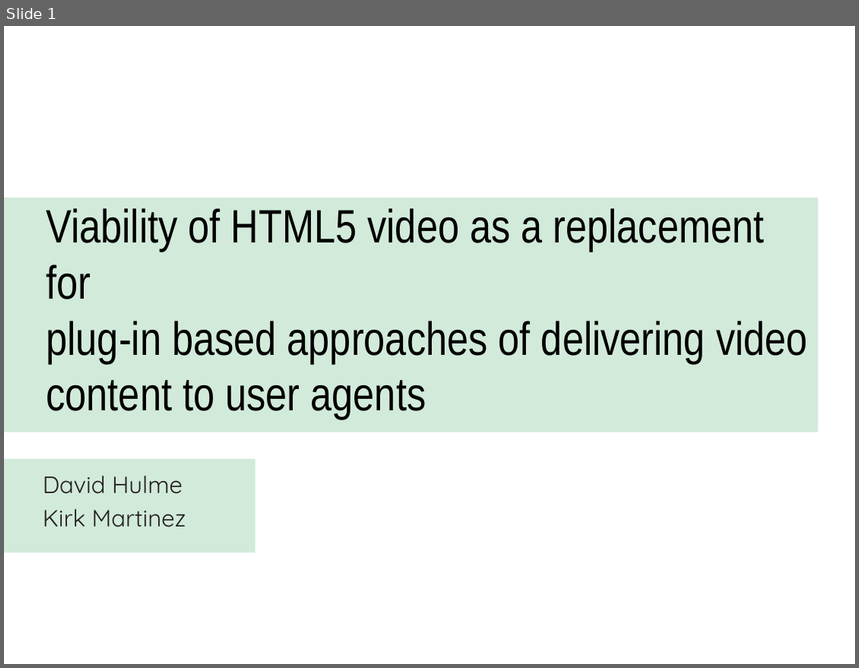
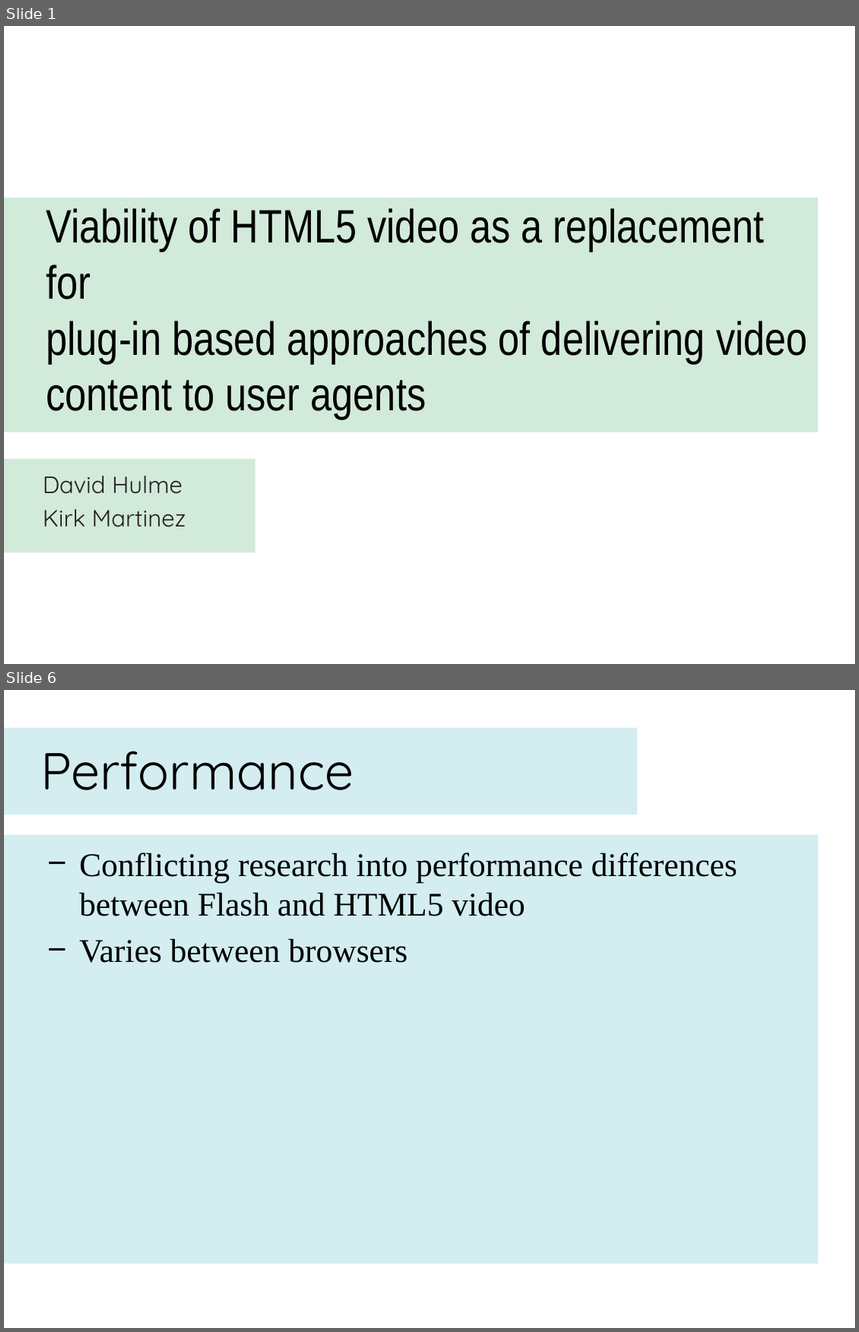
Before and after one commit to dhulme/irp, a slide deck: presentation/slides.pptx. Shown one above the other, each under a label of ours: slide 1 before the commit, slides 1 and 6 after it; the slides between them are not shown. The pictures are 859x668 and 859x1332 pixels, drawn with LibreOffice and Linux fonts; fonts in the diff are those of the drawing. Boxes give left, top, right and bottom in pixels: in the first picture for what was removed or moved away, otherwise in the second. Text is boxed around its words. In the diff, an @@ line names an element or a change of style, - is before the commit and + after.

```diff
--- a/presentation/slides.pptx
+++ b/presentation/slides.pptx
@@ slide 6 added at <box>4,690,855,1328</box>, background #FFFFFF @@
@@ rectangle added at <box>4,727,637,815</box>, fill #D3EDF1 @@
@@ title added at <box>40,751,354,790</box>, 44 pt, text #000000 @@
+Performance
@@ rectangle added at <box>4,834,819,1264</box>, fill #D3EDF1 @@
@@ text added at <box>79,853,737,963</box>, 28 pt, text #000000 @@
+− Conflicting research into performance differences between Flash and HTML5 video
+− Varies between browsers
```
Also in this commit, not shown: 3 slides changed, 3 other slides added, 4 slides removed, 1 other file.
